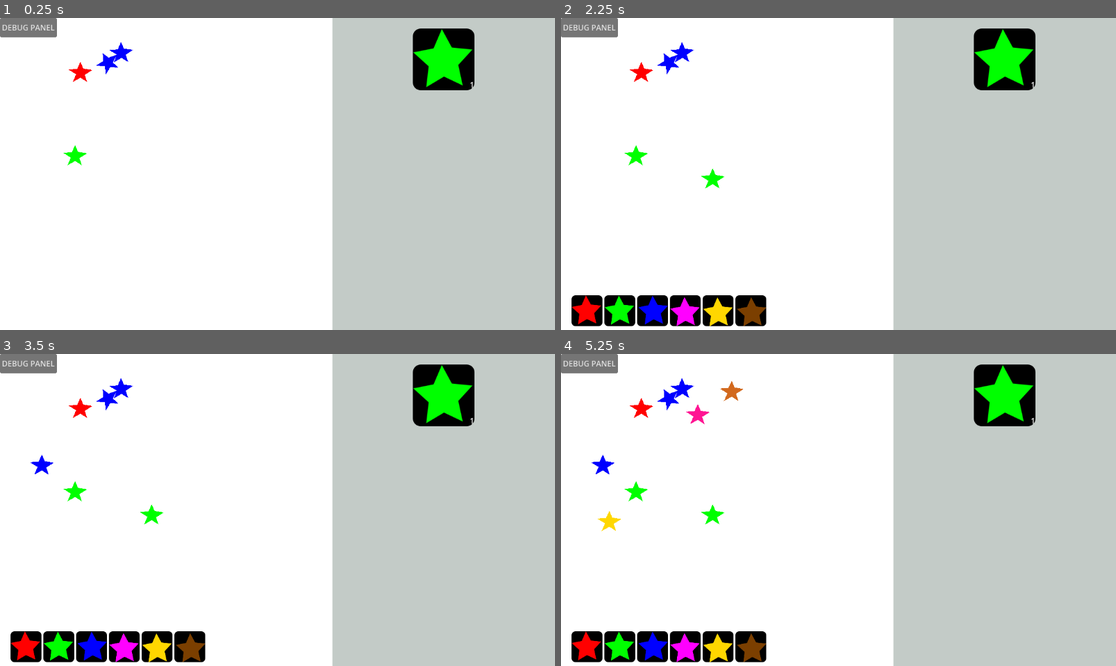
Above: before the commit, frames 1-4 (two rows, left to right).
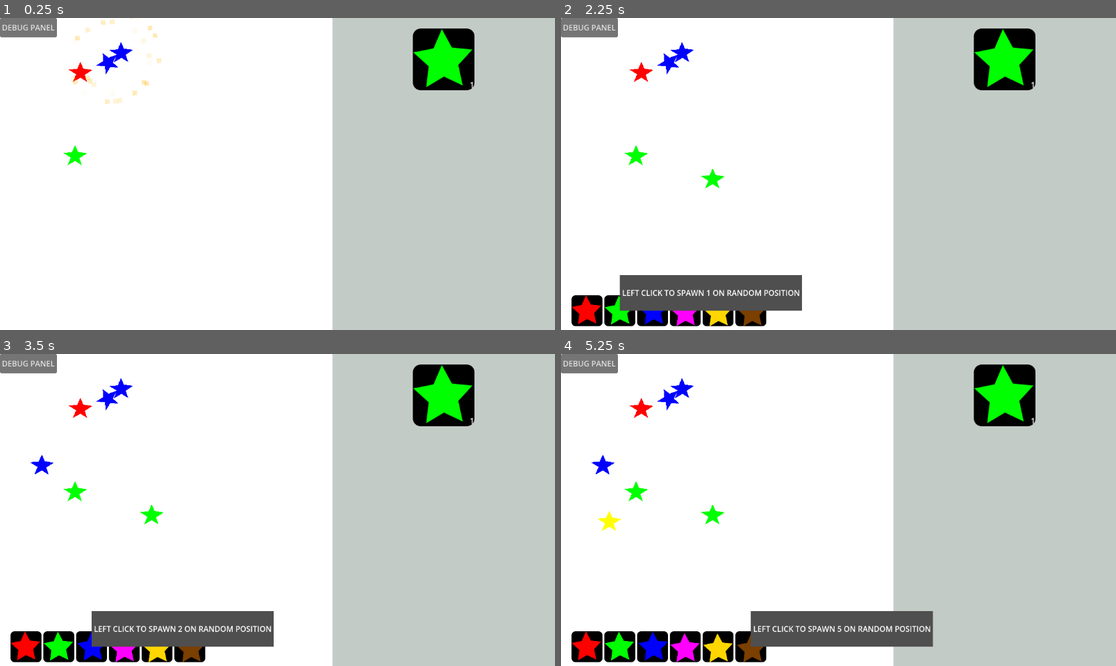
Above: after the commit, the same moments.

Repository: beyondchan28/CollectingStars
Game: Godot game, scene res://Scenes/game.tscn
Same seed, same stepped clock (60 frames per second), same inputs: the game is played once before the commit and once after it. The engine's default icon, where the game draws it, is replaced by a stand-in: a white triangle on a blue panel in a dark square.
Inputs:
- Up to frame 1 (0.25 s): no input
- Up to frame 2 (2.25 s): click "LABEL" at 0.5 s; click "DEBUG PANEL" at 1.25 s; click "LABEL" at 2 s
- Up to frame 3 (3.5 s): click "LABEL" at 2.75 s
- Up to frame 4 (5.25 s): click "LABEL" at 3.5 s; click "LABEL" at 4.25 s; click "LABEL" at 5 s

The runs differ from the first frame. In frame 1, 0.2% of the frame differs, in the area x 12-30%, y 0-28%; in frame 2, 3.7%; in frame 3, 3.7%; in frame 4, 4.0%, in the area x 6-68%, y 8-94%.

Commit message:
add SFX and VFX

Diff:
--- a/Scenes/debug_panel.tscn
+++ b/Scenes/debug_panel.tscn
@@ -16,6 +16,7 @@
 layout_mode = 0
 offset_right = 118.0
 offset_bottom = 40.0
+mouse_filter = 1
 text = "DEBUG PANEL"
 
 [node name="DebugScroll" type="ScrollContainer" parent="."]
--- a/Scenes/game.tscn
+++ b/Scenes/game.tscn
@@ -1,9 +1,9 @@
 [gd_scene load_steps=7 format=3 uid="uid://dsbbkdrb63636"]
 
 [ext_resource type="PackedScene" uid="uid://dxtyomnokngcc" path="res://Scenes/star.tscn" id="1_ajy5d"]
-[ext_resource type="Script" path="res://Scripts/star_inventory.gd" id="2_u5lqo"]
-[ext_resource type="PackedScene" uid="uid://bwl56k15phhv0" path="res://Scenes/star_button.tscn" id="3_2cq3e"]
+[ext_resource type="PackedScene" uid="uid://b7ud6u47343cc" path="res://Scenes/star_inventory.tscn" id="1_opkfa"]
 [ext_resource type="PackedScene" uid="uid://bmu1nr72xb0im" path="res://Scenes/debug_panel.tscn" id="3_hsxt7"]
+[ext_resource type="Script" path="res://Scripts/description_label.gd" id="3_jsdre"]
 
 [sub_resource type="RectangleShape2D" id="RectangleShape2D_18jwe"]
 size = Vector2(70, 724)
@@ -23,40 +23,47 @@
 anchor_bottom = 1.0
 offset_left = -6.0
 offset_right = -6.0
+mouse_filter = 2
 color = Color(0.766037, 0.794983, 0.780066, 1)
 metadata/_edit_use_anchors_ = true
 
-[node name="StarInventory" type="ScrollContainer" parent="CanvasLayer"]
-anchors_preset = -1
-anchor_left = 0.623431
-anchor_top = 0.034
-anchor_right = 0.977431
-anchor_bottom = 0.957
-offset_left = -0.192017
-offset_top = -0.0320015
-offset_bottom = -0.135986
-grow_horizontal = 0
-grow_vertical = 2
-vertical_scroll_mode = 0
-script = ExtResource("2_u5lqo")
-metadata/_edit_use_anchors_ = true
-
-[node name="StarContainer" type="GridContainer" parent="CanvasLayer/StarInventory"]
-layout_mode = 2
-size_flags_horizontal = 6
-size_flags_vertical = 4
-mouse_filter = 2
-theme_override_constants/h_separation = 7
-theme_override_constants/v_separation = 7
-columns = 3
-
-[node name="StarButton" parent="CanvasLayer/StarInventory/StarContainer" instance=ExtResource("3_2cq3e")]
-layout_mode = 2
-_star_type = 1
+[node name="StarInventory" parent="CanvasLayer" instance=ExtResource("1_opkfa")]
 
 [node name="DebugPanel" parent="CanvasLayer" instance=ExtResource("3_hsxt7")]
 
+[node name="Description" type="ColorRect" parent="CanvasLayer"]
+anchors_preset = 15
+anchor_right = 1.0
+anchor_bottom = 1.0
+offset_left = 525.0
+offset_top = 51.0
+offset_right = -249.0
+offset_bottom = -523.0
+grow_horizontal = 2
+grow_vertical = 2
+pivot_offset = Vector2(582, 0)
+mouse_filter = 2
+color = Color(0.309385, 0.309385, 0.309385, 1)
+script = ExtResource("3_jsdre")
+
+[node name="DescriptionLabel" type="Label" parent="CanvasLayer/Description"]
+layout_mode = 1
+anchors_preset = 15
+anchor_right = 1.0
+anchor_bottom = 1.0
+offset_left = 28.0
+offset_top = 21.0
+offset_right = -28.0
+offset_bottom = -21.0
+grow_horizontal = 2
+grow_vertical = 2
+text = "TOP
+"
+horizontal_alignment = 1
+vertical_alignment = 1
+
 [node name="StarsParent" type="Node2D" parent="."]
+z_index = 1
 
 [node name="Star" parent="StarsParent" instance=ExtResource("1_ajy5d")]
 position = Vector2(167, 114)
--- a/Scenes/star.tscn
+++ b/Scenes/star.tscn
@@ -1,6 +1,7 @@
-[gd_scene load_steps=4 format=3 uid="uid://dxtyomnokngcc"]
+[gd_scene load_steps=10 format=3 uid="uid://dxtyomnokngcc"]
 
 [ext_resource type="Script" path="res://Scripts/star.gd" id="1_8jruo"]
+[ext_resource type="AudioStream" uid="uid://ckour4tvd3fl4" path="res://Assets/Pop1.wav" id="2_wmdh3"]
 
 [sub_resource type="PhysicsMaterial" id="PhysicsMaterial_on0nd"]
 rough = true
@@ -8,13 +9,47 @@
 absorbent = true
 
 [sub_resource type="CircleShape2D" id="CircleShape2D_1lcjt"]
-radius = 12.0
+radius = 25.02
+
+[sub_resource type="Gradient" id="Gradient_d01n6"]
+offsets = PackedFloat32Array(0.528239, 1)
+colors = PackedColorArray(1, 1, 1, 0.721569, 1, 1, 1, 0)
+
+[sub_resource type="GradientTexture1D" id="GradientTexture1D_11xlr"]
+gradient = SubResource("Gradient_d01n6")
+
+[sub_resource type="Curve" id="Curve_fwc75"]
+max_value = 2.0
+_data = [Vector2(0.0140625, 0.260394), 0.0, 0.0, 0, 0, Vector2(1, 1.49934), 0.0, 0.0, 0, 0]
+point_count = 2
+
+[sub_resource type="CurveTexture" id="CurveTexture_ctbm3"]
+curve = SubResource("Curve_fwc75")
+
+[sub_resource type="ParticleProcessMaterial" id="ParticleProcessMaterial_r1a28"]
+lifetime_randomness = 0.3
+particle_flag_rotate_y = true
+particle_flag_disable_z = true
+angle_min = 94.9
+angle_max = 94.9
+spread = 180.0
+initial_velocity_min = 352.44
+initial_velocity_max = 352.44
+gravity = Vector3(0, 0, 0)
+linear_accel_min = 22.35
+linear_accel_max = 22.35
+scale_min = 6.73
+scale_max = 6.73
+scale_curve = SubResource("CurveTexture_ctbm3")
+color_ramp = SubResource("GradientTexture1D_11xlr")
 
 [node name="Star" type="RigidBody2D"]
 position = Vector2(99, 32)
 disable_mode = 1
 physics_material_override = SubResource("PhysicsMaterial_on0nd")
 gravity_scale = 0.0
+contact_monitor = true
+max_contacts_reported = 100
 script = ExtResource("1_8jruo")
 
 [node name="PickArea" type="Area2D" parent="."]
@@ -28,4 +63,19 @@
 polygon = PackedVector2Array(0, -23, -7, -8, -25, -7, -9, 3, -16, 19, 0, 10, 14, 19, 9, 4, 25, -6, 6, -9)
 
 [node name="Display" type="Polygon2D" parent="."]
+self_modulate = Color(128.498, 128.498, 128.498, 1)
+color = Color(100, 0, 0, 1)
 polygon = PackedVector2Array(0, -23, -7, -8, -25, -7, -9, 3, -16, 19, 0, 10, 14, 19, 9, 4, 25, -6, 6, -9)
+
+[node name="SFX" type="AudioStreamPlayer" parent="."]
+stream = ExtResource("2_wmdh3")
+
+[node name="VFX" type="GPUParticles2D" parent="."]
+self_modulate = Color(100, 0.7, 0, 1)
+emitting = false
+amount = 40
+amount_ratio = 0.5
+process_material = SubResource("ParticleProcessMaterial_r1a28")
+lifetime = 0.3
+one_shot = true
+explosiveness = 1.0
--- a/Scenes/star_button.tscn
+++ b/Scenes/star_button.tscn
@@ -5,6 +5,7 @@
 
 [node name="StarButton" type="TextureButton"]
 self_modulate = Color(0, 0, 0, 1)
+y_sort_enabled = true
 mouse_filter = 1
 action_mode = 0
 button_mask = 3
@@ -30,6 +31,7 @@
 anchor_bottom = 1.0
 grow_horizontal = 2
 grow_vertical = 2
+mouse_filter = 2
 expand_mode = 1
 
 [node name="AmountLabel" type="Label" parent="."]
--- /dev/null
+++ b/Scenes/star_inventory.tscn
@@ -0,0 +1,32 @@
+[gd_scene load_steps=3 format=3 uid="uid://b7ud6u47343cc"]
+
+[ext_resource type="Script" path="res://Scripts/star_inventory.gd" id="1_xame1"]
+[ext_resource type="PackedScene" uid="uid://bwl56k15phhv0" path="res://Scenes/star_button.tscn" id="2_xvpri"]
+
+[node name="StarInventory" type="ScrollContainer"]
+anchors_preset = -1
+anchor_left = 0.623431
+anchor_top = 0.034
+anchor_right = 0.977431
+anchor_bottom = 0.957
+offset_left = -0.192017
+offset_top = -0.0320015
+offset_bottom = -0.135986
+grow_horizontal = 0
+grow_vertical = 2
+vertical_scroll_mode = 0
+script = ExtResource("1_xame1")
+metadata/_edit_use_anchors_ = true
+
+[node name="StarContainer" type="GridContainer" parent="."]
+layout_mode = 2
+size_flags_horizontal = 6
+size_flags_vertical = 4
+mouse_filter = 2
+theme_override_constants/h_separation = 7
+theme_override_constants/v_separation = 7
+columns = 3
+
+[node name="StarButton" parent="StarContainer" instance=ExtResource("2_xvpri")]
+layout_mode = 2
+_star_type = 1
--- /dev/null
+++ b/Scripts/camera_2d.gd
@@ -0,0 +1,12 @@
+extends Camera2D
+
+const DEAD_ZONE := 0.2
+@onready var defaul_pos := self.position
+
+func _unhandled_input(event: InputEvent) -> void:
+	if not MouseState.is_drag() and not MouseState.is_holding() and event is InputEventMouseMotion:
+		var _target :Vector2 = event.position - get_viewport().size * 0.5
+		if _target.length() < DEAD_ZONE:
+			self.position = defaul_pos
+		else:
+			self.position = _target.normalized() * (_target.length() - DEAD_ZONE) * 0.5
--- /dev/null
+++ b/Scripts/description_label.gd
@@ -0,0 +1,13 @@
+class_name Description extends ColorRect
+
+func _ready() -> void:
+	self.hide()
+
+func show_description(is_debug:bool, desc: String) -> void:
+	self.global_position = get_global_mouse_position()
+	if not is_debug:
+		self.global_position.x -= self.size.x
+	else:
+		self.global_position.y -= self.size.y
+	$DescriptionLabel.text = desc
+	self.show()
--- /dev/null
+++ b/Scripts/game.gd
@@ -0,0 +1,11 @@
+extends Node2D
+
+
+# Called when the node enters the scene tree for the first time.
+func _ready() -> void:
+	pass # Replace with function body.
+
+
+# Called every frame. 'delta' is the elapsed time since the previous frame.
+func _process(delta: float) -> void:
+	pass
--- a/Scripts/mouse_state.gd
+++ b/Scripts/mouse_state.gd
@@ -4,6 +4,17 @@
 
 var _is_drag := false
 var _holded_star: Star = null
+var _sfx: AudioStreamPlayer
+
+var _sfx_sound := {
+	"pick": preload("res://Assets/Pick.ogg"),
+	"release": preload("res://Assets/Release.ogg"),
+	"launch": preload("res://Assets/Launch.ogg"),
+}
+
+func _ready() -> void:
+	_sfx = AudioStreamPlayer.new()
+	self.add_child(_sfx)
 
 func _unhandled_input(event: InputEvent) -> void:
 	# chek mouse left button event
@@ -19,10 +30,13 @@
 			if is_holding():
 				_holded_star.freeze_physics(false)
 				_holded_star = null
+				play_sound("release")
 				print("[INFO] Release Star")
 
 	if _is_drag and is_holding() and event is InputEventMouseMotion:
 		_holded_star.position = get_global_mouse_position()
+
+
 
 func is_holding() -> bool:
 	return _holded_star != null
@@ -30,6 +44,11 @@
 # Happen when clicked a star
 func set_holded_star(s: Star) -> void:
 	_holded_star = s
+	play_sound("pick")
+
+func play_sound(sound_name: String) -> void:
+	_sfx.stream = _sfx_sound[sound_name]
+	_sfx.play()
 
 func get_holded_star() -> Star:
 	assert(is_holding(), "[ERROR] Currently not holding a star") # make sure to not returning null
--- a/Scripts/star.gd
+++ b/Scripts/star.gd
@@ -5,6 +5,9 @@
 enum StarType {
 	RED, GREEN, BLUE, PINK, GOLD, CHOCOLATE
 }
+
+@onready var _sfx := $SFX
+@onready var _vfx := $VFX
 
 var _star_color := {
 	StarType.RED: Color.RED,
@@ -23,6 +26,7 @@
 	$PickArea.input_event.connect(_on_star_clicked)
 	$PickArea.mouse_entered.connect(_on_star_mouse_entered)
 	$PickArea.mouse_exited.connect(_on_star_mouse_exited)
+	self.body_entered.connect(_on_colliding)
 
 # toggle the physics state, so its more performant and prevent unintented behavior
 func freeze_physics(b: bool) -> void:
@@ -50,9 +54,15 @@
 func get_type() -> StarType:
 	return _type
 
+func _on_colliding(_body) -> void:
+	if not _sfx.is_playing():
+		_sfx.play()
+	if not _vfx.is_emitting():
+		_vfx.set_emitting(true)
+
 func launch() -> void:
 	self.apply_impulse(Vector2.LEFT * LAUNCH_POWER) # launch projectile
-	await get_tree().create_timer(0.3).timeout
+	await get_tree().create_timer(1.0).timeout
 	# cancel out the launch impulse after 0.3 secs
 	# NOTE: reduce launch power a bit, so star moving a bit to the left
 	self.apply_impulse(Vector2.RIGHT * (LAUNCH_POWER - 20.0))
--- a/Scripts/star_button.gd
+++ b/Scripts/star_button.gd
@@ -3,6 +3,7 @@
 const _star := preload("res://Scenes/star.tscn")
 
 var _stars_parent: Node2D
+var _description_label: Description
 @onready var _star_atlas :AtlasTexture = preload("res://Assets/button_atlas.tres")
 @onready var _star_atlas_region_size := _star_atlas.region.size
 
@@ -22,21 +23,26 @@
 
 func _ready() -> void:
 	_set_atlas_button()
+	self.mouse_entered.connect(_on_mouse_entered)
+	self.mouse_exited.connect(_on_mouse_exited)
 	# not need all of this if the button used for debug panel
 	if not is_debug:
 		$AmountLabel.text = str(_star_amount)
 		self.pressed.connect(_on_pressed)
 		_stars_parent = $"../../../../StarsParent"
+		_description_label = $"../../../Description"
+	else:
+		_description_label = $"../../../../Description"
 
 func _on_pressed() -> void:
-	if Input.is_mouse_button_pressed(MOUSE_BUTTON_LEFT):
+	if not MouseState.is_holding() and Input.is_mouse_button_pressed(MOUSE_BUTTON_LEFT):
 		var _new_star :Star = _star.instantiate()
 		_new_star.set_type(_star_type)
 		# make the mouse state to dragging and holding star
 		_new_star.freeze_physics(false)
 		MouseState.set_drag(true)
 		MouseState.set_holded_star(_new_star)
-		_new_star.global_position = get_global_mouse_position()
+		_new_star.global_position = get_viewport().get_mouse_position()
 		# ------------------------------------------------------
 		_stars_parent.add_child(_new_star)
 		print("[INFO] Drag a Star. The Star Type is %s" % [_star_type])
@@ -47,12 +53,13 @@
 		_new_star.global_position = self.global_position + self.size/2.0 # launch from the middle of the button
 		_stars_parent.add_child(_new_star)
 		_new_star.launch() # launch star
+		MouseState.play_sound("launch")
 		print("[INFO] Launch a Star. The Star Type is %s" % [_star_type])
 		decrease_star_amount()
 
 
 func _set_atlas_button() -> void :
-	var _atlas := _star_atlas.duplicate() # duplicate so every button use different resource
+	var _atlas := _star_atlas.duplicate() # duplicate so every button use
 	var _idx : Array = _star_atlas_index[_star_type]
 	var _pos := Vector2(_star_atlas_region_size.x * _idx[0], _star_atlas_region_size.y * _idx[1])
 	_atlas.region.position = _pos
@@ -73,3 +80,14 @@
 
 func get_star_type() -> Star.StarType:
 	return _star_type
+
+func _on_mouse_entered() -> void:
+	var _desc : String
+	if not is_debug:
+		_desc = "HOLD LEFT CLICK TO DRAG AND\nRIGHT CLICK TO LAUNCH STAR %s" % [_star_type]
+	else:
+		_desc = "LEFT CLICK TO SPAWN %s ON RANDOM POSITION" % [_star_type]
+	_description_label.show_description(is_debug, _desc)
+
+func _on_mouse_exited() -> void:
+	_description_label.hide()
Not shown, added: Assets/Button.ogg.import
Not shown, added: Assets/Launch.ogg.import
Not shown, added: Assets/Pick.ogg.import
Not shown, added: Assets/Pop1.wav.import
Not shown, added: Assets/Release.ogg.import
Not shown, added: Assets/colliding sfx.ogg.import
Not shown, added: Assets/Button.ogg
Not shown, added: Assets/Launch.ogg
Not shown, added: Assets/Pick.ogg
Not shown, added: Assets/Pop1.wav
Not shown, added: Assets/Release.ogg
Not shown, added: Assets/colliding sfx.ogg
